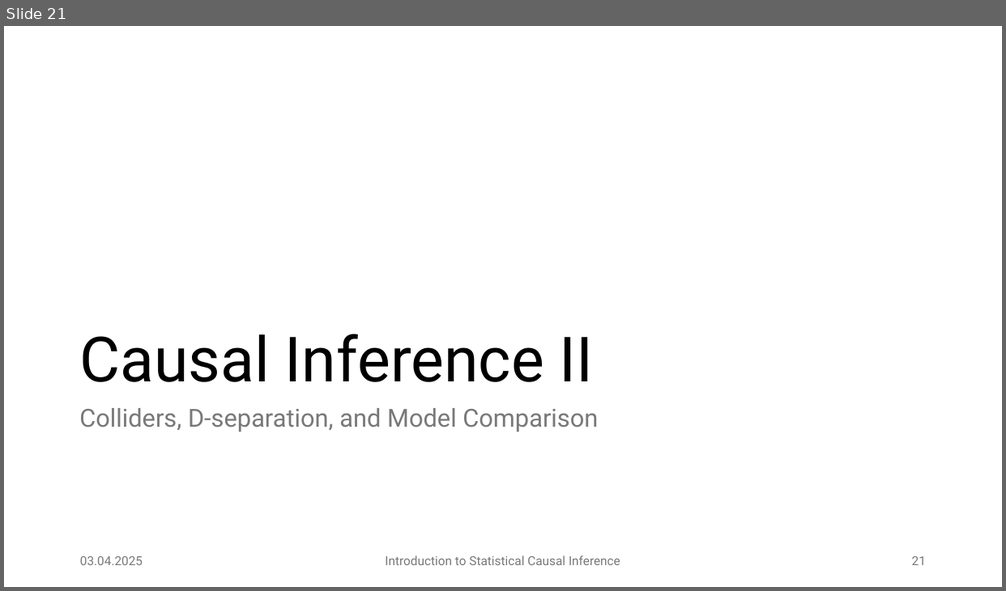
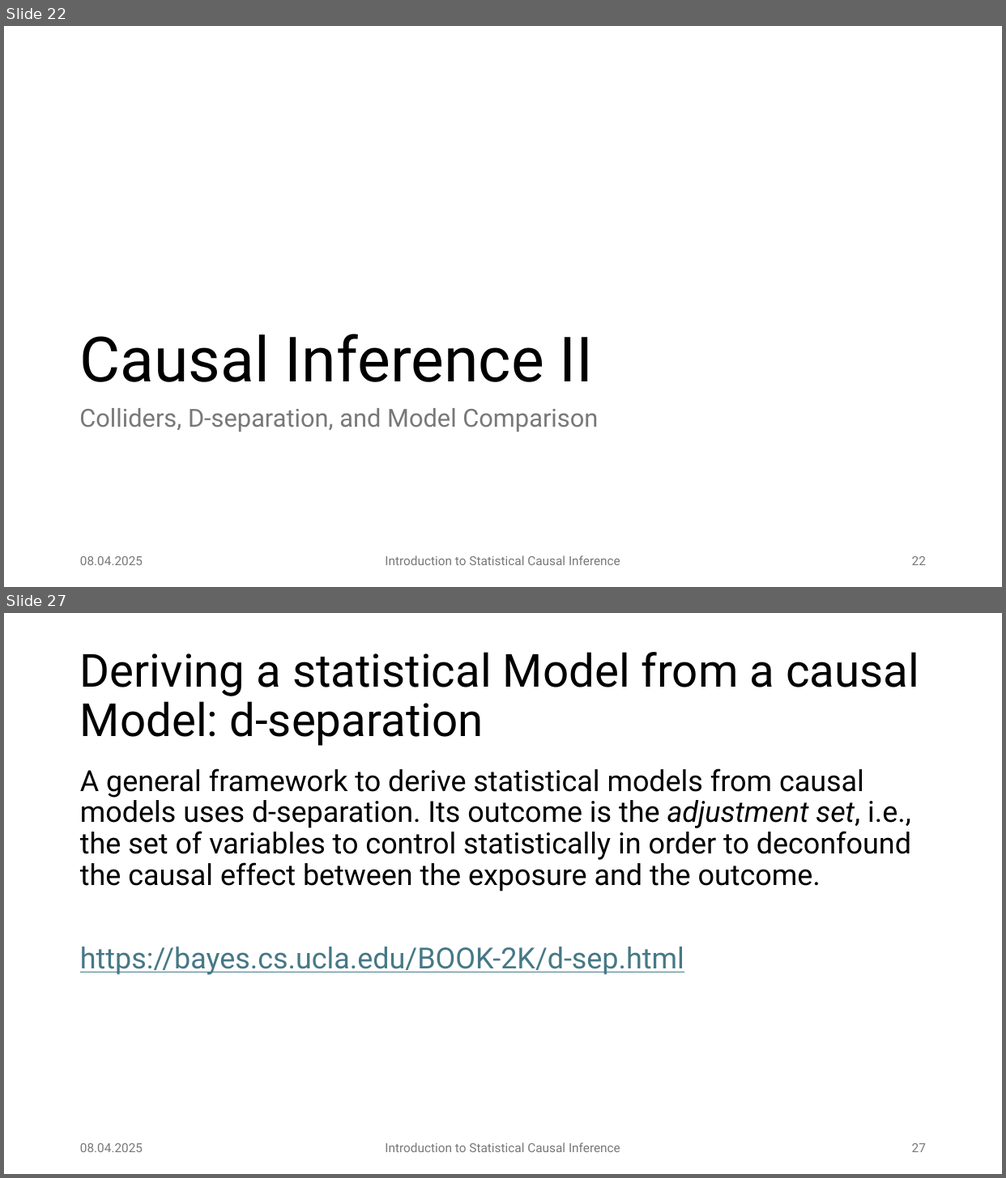
Before and after one commit to JulianFrattini/bda4sci, a slide deck: version2/slides/intro-sci.pptx. Shown one above the other, each under a label of ours: slide 21 before the commit, slides 22 and 27 after it; the slides between them are not shown. The pictures are 1006x591 and 1006x1178 pixels, drawn with LibreOffice and Linux fonts; fonts in the diff are those of the drawing. Boxes give left, top, right and bottom in pixels: in the first picture for what was removed or moved away, otherwise in the second. Text is boxed around its words. In the diff, an @@ line names an element or a change of style, - is before the commit and + after.

```diff
--- a/version2/slides/intro-sci.pptx
+++ b/version2/slides/intro-sci.pptx
@@ slide 27 added at (4, 613, 1002, 1174), background #FFFFFF @@
@@ title added at (80, 652, 919, 746), 44 pt, text #000000 @@
+Deriving a statistical Model from a causal Model: d-separation
@@ text added at (80, 769, 911, 975), 28 pt, text #000000 @@
+A general framework to derive statistical models from causal models uses d-separation. Its outcome is the adjustment set, i.e., the set of variables to control statistically in order to deconfound the causal effect between the exposure and the outcome.
+https://bayes.cs.ucla.edu/BOOK-2K/d-sep.html
@@ text added at (80, 1144, 143, 1152), 12 pt, text #797979 @@
+08.04.2025
@@ text added at (385, 1143, 620, 1152), 12 pt, text #797979 @@
+Introduction to Statistical Causal Inference
@@ page number added at (912, 1144, 926, 1152), 12 pt, text #797979 @@
+27
@@ what was slide 21 is now slide 22 @@
@@ slide 22 changed as well @@
@@ text at (80, 557, 143, 565): text changed @@
-03.04.2025
+08.04.2025
@@ page number at (912, 557, 926, 565): text changed @@
-21
+22
```
Also in this commit, not shown: 32 other slides changed, 9 other slides added, 1 other file.
